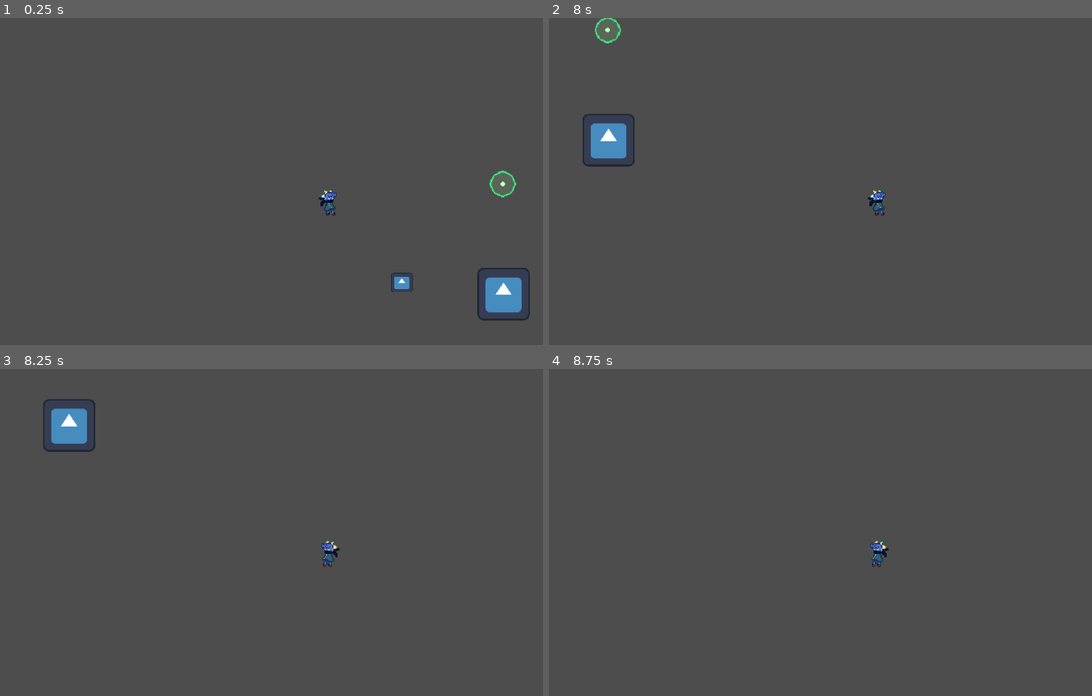
Above: before the commit, frames 1-4 (two rows, left to right).
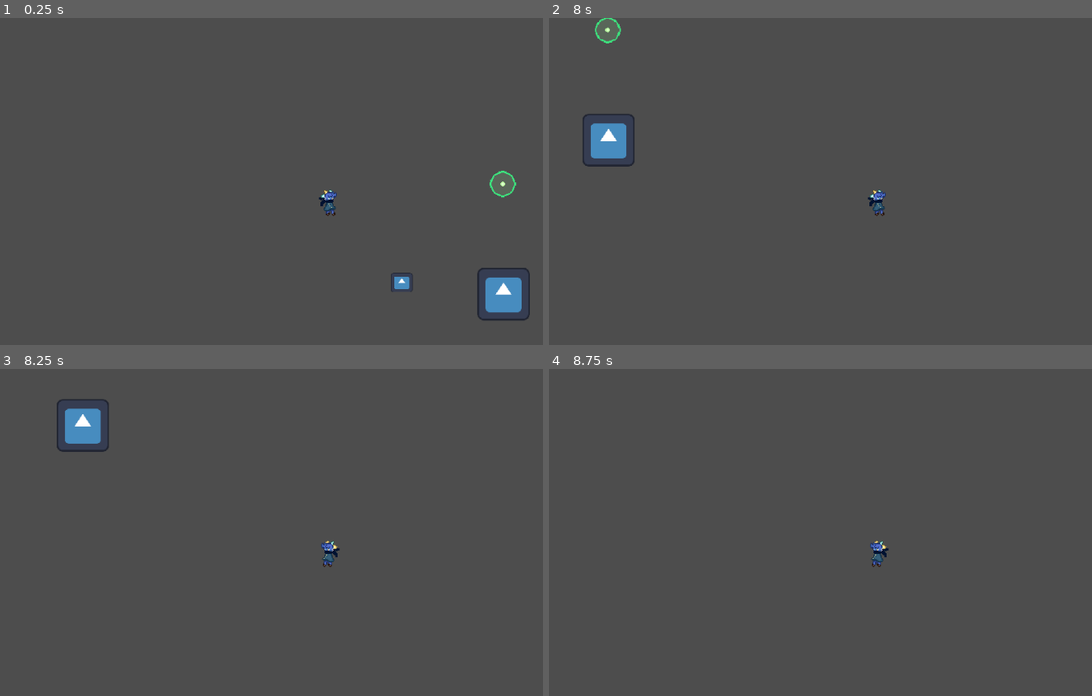
Above: after the commit, the same moments.

Repository: luminous-sky/2026-Fall-Game-Jam
Game: Godot game, scene res://test_world/test_map.tscn
The game is run twice, just before and just after one commit, with the same random seed, the same clock (stepped at 60 frames per second) and the same inputs. This scene is started directly instead of the project's main scene. The engine's default icon, where the game draws it, is replaced by a stand-in: a white triangle on a blue panel in a dark square.
Inputs (mouse positions are in pixels of both pictures, inside the frame that each line leads up to):
- Up to frame 1 (0.25 s): no input
- Up to frame 2 (8 s): move the mouse to (842, 276) at 0.52 s; hold Right (move_right) 0.53-2.03 s; tap X (dash) at 0.6, 1.35, 2.3, 2.85, 3.6, 4.55, 5.1, 5.85, 6.8, 7.35 s; tap C (jump) at 0.77, 1.52, 3.02, 3.77, 4.52, 6.02, 6.77, 7.52 s; move the mouse to (1075, 256) at 1.27 s; move the mouse to (679, 148) at 2.02 s; hold Z (interact) 2.03-2.78 s; hold Left (move_left) 2.03-4.28 s; move the mouse to (912, 204) at 2.77 s; move the mouse to (777, 109) at 3.52 s; tap Enter at 4.25 s; move the mouse to (1021, 184) at 4.27 s; hold Right (move_right) from 4.28 s (still down); tap Z (interact) at 4.35 s; move the mouse to (744, 220) at 5.02 s; move the mouse to (945, 122) at 5.77 s; move the mouse to (842, 276) at 6.52 s; hold Z (interact) 6.53-7.28 s; tap Space at 7.25 s; move the mouse to (1075, 256) at 7.27 s
- Up to frame 3 (8.25 s): move the mouse to (130, 499) at 8.02 s; release Right (move_right) at 8.03 s; hold Left (move_left) from 8.03 s (still down); tap X (dash) at 8.1 s
- Up to frame 4 (8.75 s): keep holding Left (move_left)

Frames 1-2 are identical in both runs. In frame 3, 0.8% of the frame differs, in the area x 8-20%, y 9-26%; in frame 4, nothing differs.

Commit message:
Cancel out launch velocity on dash
Set the launch velocity to be 0 on dash to make it easier to maneuver in
the air.

Diff:
--- a/src/player/player.gd
+++ b/src/player/player.gd
@@ -127,9 +127,16 @@
 		current_speed = DASH_SPEED
 		current_fall_speed = -dash_y * DASH_SPEED
 
+		# Launch velocity is cancelled out
+		current_launch = Vector2.ZERO
+
 	# Add launch velocity
 	velocity.x += current_launch.x
 	velocity.y += current_launch.y
+
+	# Clamp final velocity
+	#if abs(velocity.y) >= 600.0:
+		#velocity.y = sign(velocity.y) * 600.0
 
 	# Play vertical animations
 	if velocity.y < 0:
